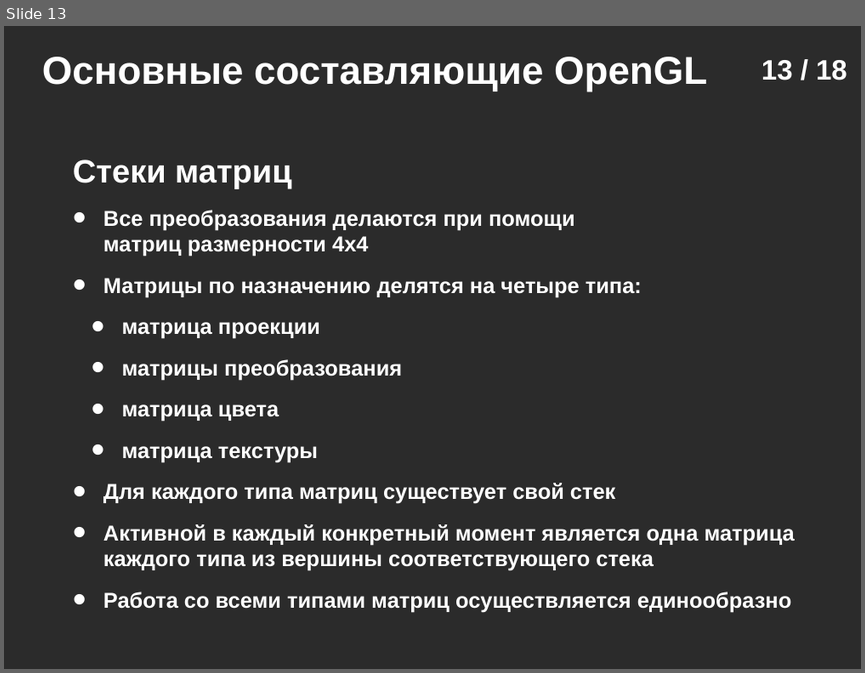
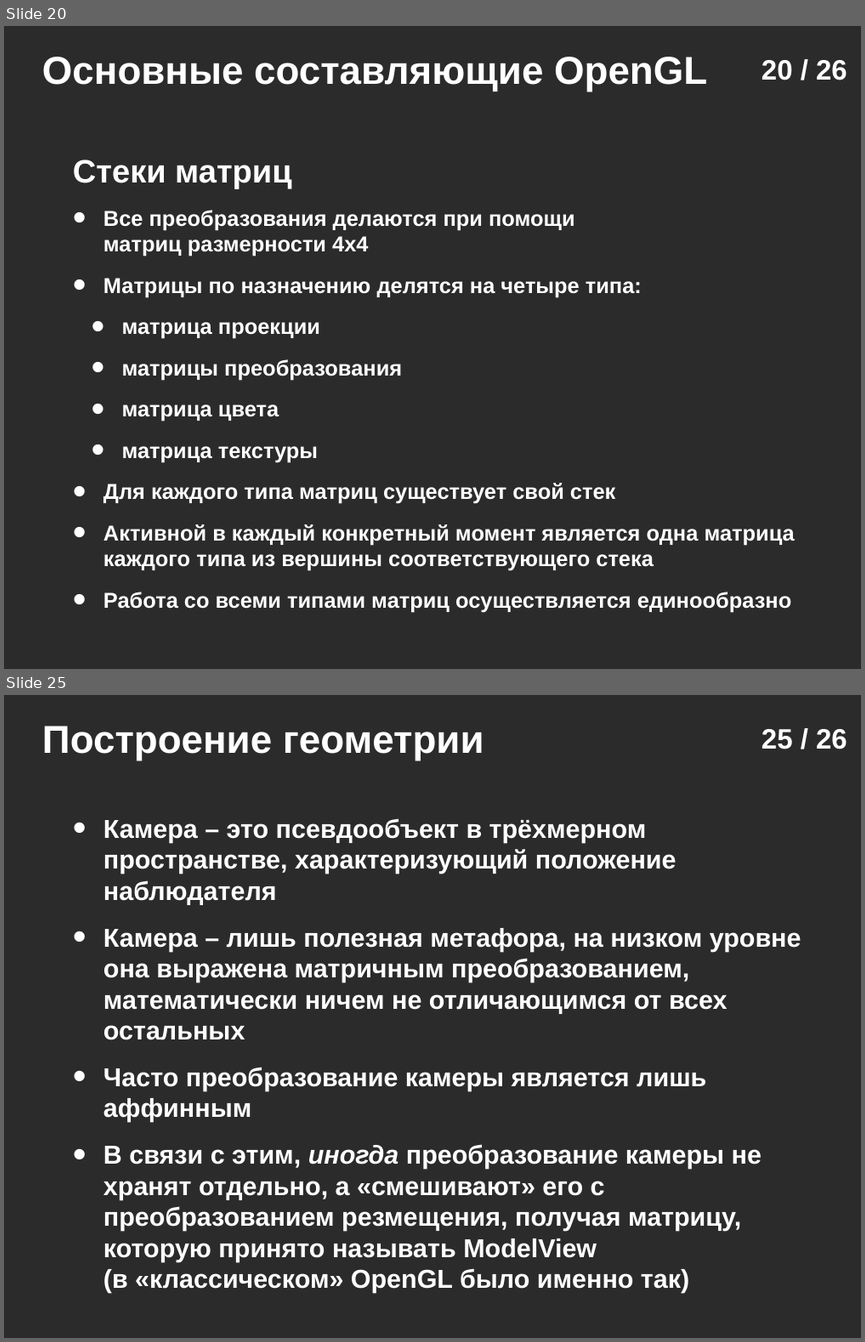
Before and after one commit to icosaeder/mmtech-lect, a slide deck: Лекции/Лекция №1/Лекция №1.odp. Shown one above the other, each under a label of ours: slide 13 before the commit, slides 20 and 25 after it; the slides between them are not shown. The pictures are 865x673 and 865x1342 pixels, drawn with LibreOffice and Linux fonts; fonts in the diff are those of the drawing; background and template pictures are left out; a plain dark background stands for a picture behind light text. Boxes give left, top, right and bottom in pixels: in the first picture for what was removed or moved away, otherwise in the second. Text is boxed around its words. In the diff, an @@ line names an element or a change of style, - is before the commit and + after.

```diff
--- a/Лекции/Лекция №1/Лекция №1.odp
+++ b/Лекции/Лекция №1/Лекция №1.odp
@@ slide 25 added at [4, 695, 861, 1338], background picture (left out) @@
@@ text added at [42, 726, 484, 760], 36 pt, text #FFFFFF, bold @@
+Построение геометрии
@@ page number added at [761, 729, 847, 749], 26 pt, text #FFFFFF, bold @@
+25 / 26
@@ text added at [103, 818, 801, 1262], 24 pt, text #FFFFFF, bold @@
+• Камера – это псевдообъект в трёхмерном пространстве, характеризующий положение наблюдателя
+• Камера – лишь полезная метафора, на низком уровне она выражена матричным преобразованием, математически ничем не отличающимся от всех остальных
+• Часто преобразование камеры является лишь аффинным
+• В связи с этим, иногда преобразование камеры не хранят отдельно, а «смешивают» его с преобразованием резмещения, получая матрицу, которую принято называть ModelView
+  (в «классическом» OpenGL было именно так)
@@ what was slide 13 is now slide 20 @@
@@ page number at [761, 60, 847, 80]: text changed @@
-13 / 18
+20 / 26
```
Also in this commit, not shown: 6 slides changed, 11 other slides added, 4 slides removed, 4 other files.
